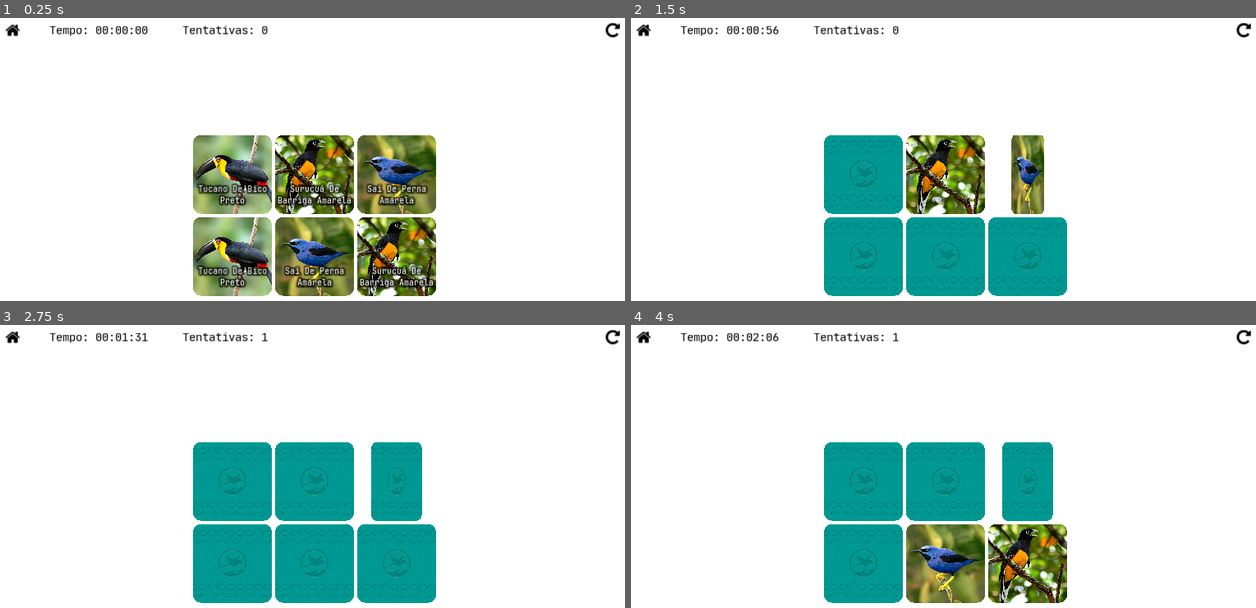
Above: before the commit, frames 1-4 (two rows, left to right).
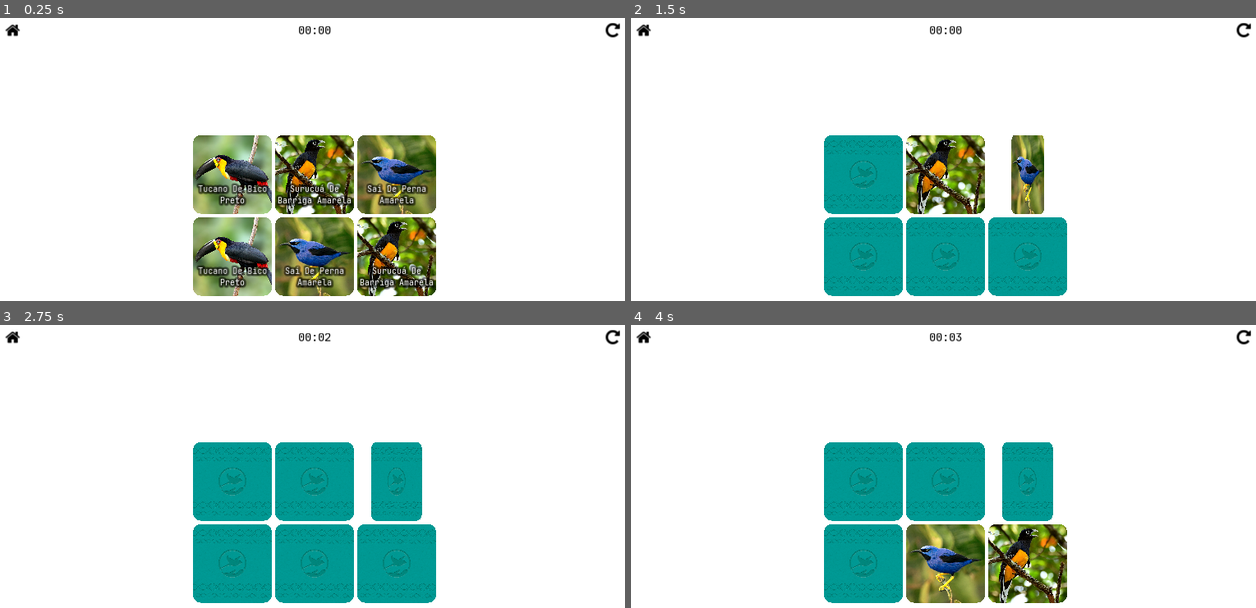
Above: after the commit, the same moments.

Repository: Plataforma-Ciencia-em-Sintese/memory-game
Game: Godot game, scene res://main/main.tscn
Two runs of this game, one before a commit and one after it. Both use one fixed random seed, a clock stepped at 60 frames per second and the inputs below.
Inputs (mouse positions are in pixels of both pictures, inside the frame that each line leads up to):
- Up to frame 1 (0.25 s): no input
- Up to frame 2 (1.5 s): click "Surucuá De Barriga Amarela" at 0.5 s; click "Sai De Perna Amarela" at 1.25 s
- Up to frame 3 (2.75 s): tap Enter at 2 s; move the mouse to (456, 486) at 2.02 s
- Up to frame 4 (4 s): click "Sai De Perna Amarela" at 2.75 s; click "Surucuá De Barriga Amarela" at 3.5 s

The runs differ from the first frame. In frame 1, 0.5% of the frame differs, in the area x 7-53%, y 2-7%; in frame 2, 0.5%; in frame 3, 0.5%; in frame 4, 0.5%.

Commit message:
add counters: timer and failed_attempt

Diff:
--- a/memory-game/game/game.gd
+++ b/memory-game/game/game.gd
@@ -203,7 +203,7 @@
 	set_timer_has_starded(false)
 	set_timer_counter(0)
 	yield(get_tree().create_timer(1.0), "timeout") # temporary until set theme template
-	timer_label.text = "Tempo: 00:00:00"
+	timer_label.text = "00:00"
 	failed_attempt_label.text = "Tentativas: 0"
 
 
@@ -280,8 +280,8 @@
 
 
 func _on_Timer_timeout() -> void:
-	var milliseconds: int = get_timer_counter()
-	milliseconds += 1
-	set_timer_counter(milliseconds)
-
-	timer_label.text = "Tempo: %02d:%02d:%02d" % [(milliseconds/1000) % 60, (milliseconds/100) % 60, milliseconds % 100]
+	var seconds: int = get_timer_counter()
+	seconds += 1
+	set_timer_counter(seconds)
+
+	timer_label.text = "%02d:%02d" % [(seconds/60) % 60, seconds % 60]
--- a/memory-game/game/game.tscn
+++ b/memory-game/game/game.tscn
@@ -89,13 +89,14 @@
 
 [node name="Time" type="Label" parent="VBoxContainer/BarContainer/HBoxContainer/HBoxContainer"]
 margin_top = 21.0
-margin_right = 300.0
+margin_right = 1554.0
 margin_bottom = 64.0
 rect_min_size = Vector2( 300, 0 )
+size_flags_horizontal = 3
 custom_colors/font_color = Color( 0, 0, 0, 1 )
 custom_colors/font_outline_modulate = Color( 0, 0, 0, 1 )
 custom_fonts/font = SubResource( 5 )
-text = "Tempo: 00:00:00"
+text = "00:00"
 align = 1
 valign = 1
 
@@ -123,6 +124,7 @@
 valign = 1
 
 [node name="FailedAttempt" type="Label" parent="VBoxContainer/BarContainer/HBoxContainer/HBoxContainer"]
+visible = false
 margin_left = 370.0
 margin_top = 21.0
 margin_right = 670.0
@@ -173,7 +175,6 @@
 columns = 3
 
 [node name="Timer" type="Timer" parent="."]
-wait_time = 0.001
 
 [connection signal="pressed" from="VBoxContainer/BarContainer/HBoxContainer/Restart" to="." method="_on_Restart_pressed"]
 [connection signal="timeout" from="Timer" to="." method="_on_Timer_timeout"]
